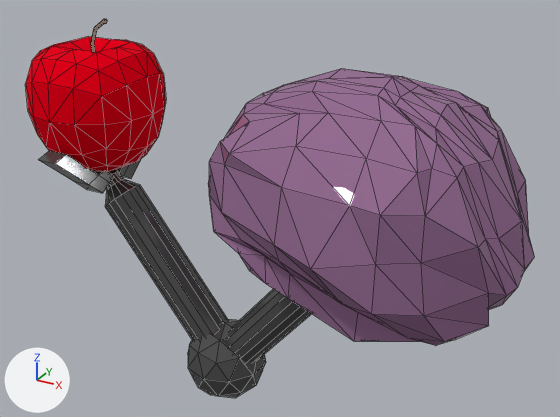
A saved change to the Blender file public/projects/sss/model.blend.
Both versions are drawn from a 50 mm lens placed at (10.39, -20.25, 11.52), pointed at (-1.12, 0.68, 1.06). Arrows for +X, +Y and +Z are at lower left; the lights stay in place. The older version comes first. Mesh edges are drawn as thin lines.

The older version as bpy lines, for what is in view:
```python
ob_apple = bpy.data.objects.new('Apple', me_cube_003)
ob_apple.location = (-10.82, -0.08, 3.99)
ob_apple.rotation_euler = (1.571, 0.0, 0.0)  # degrees (90, 0, 0)
ob_apple.scale = (1.5, 1.5, 1.5)
ob_arm = bpy.data.objects.new('Arm', me_cylinder_002)
ob_arm.location = (-0.33, -0.04, -1.99)
ob_arm.rotation_euler = (0.0, 0.697, 0.0)  # degrees (0, 40, 0)
ob_arm.scale = (1.5, 1.5, 3.0)
ob_brain = bpy.data.objects.new('Brain', me_uploads_files_834045_low_poly_brain)
ob_brain.location = (2.11, -0.04, 0.28)
ob_brain.rotation_euler = (1.571, 0.0, 0.0)  # degrees (90, 0, 0)
ob_brain.scale = (1.5, 1.5, 1.5)
ob_elbow = bpy.data.objects.new('Elbow', me_icosphere)
ob_elbow.location = (-2.99, -0.04, -5.09)
ob_elbow.scale = (1.5, 1.5, 1.5)
ob_forarm = bpy.data.objects.new('Forarm', me_cylinder_003)
ob_forarm.location = (-5.44, -0.04, -1.83)
ob_forarm.rotation_euler = (0.0, -0.666, 0.0)  # degrees (0, -38, 0)
ob_forarm.scale = (1.5, 1.5, 3.0)
ob_leftfinger = bpy.data.objects.new('LeftFinger', me_cube_007)
ob_leftfinger.location = (-7.91, 0.67, 1.24)
ob_leftfinger.rotation_euler = (-0.859, 0.0, 0.0)  # degrees (-49, 0, 0)
ob_leftfinger.scale = (0.375, 0.375, 0.375)
```
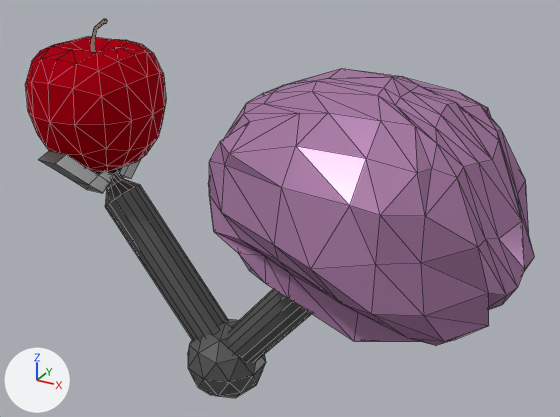
What changed in the scene script:
```text
Change mat_brain:
    mat_brain.roughness: 0.0 -> 0.3
Change mat_material_005:
    mat_material_005.base_color: (0.8, 0.0, 0.0102) -> (0.399, 0.0, 0.00649)  # red #e7001a -> red #a90013
Change mat_arm:
    mat_arm.roughness: 0.1 -> 0.3
```

Changed parts and their boxes (x1, y1, x2, y2) in the pictures (560 x 417 px):
'Brain', surface changed: (208, 68, 528, 346) in both
'Apple', recoloured: (26, 35, 166, 172) in both
'LeftFinger', surface changed: (44, 151, 142, 193) in both
